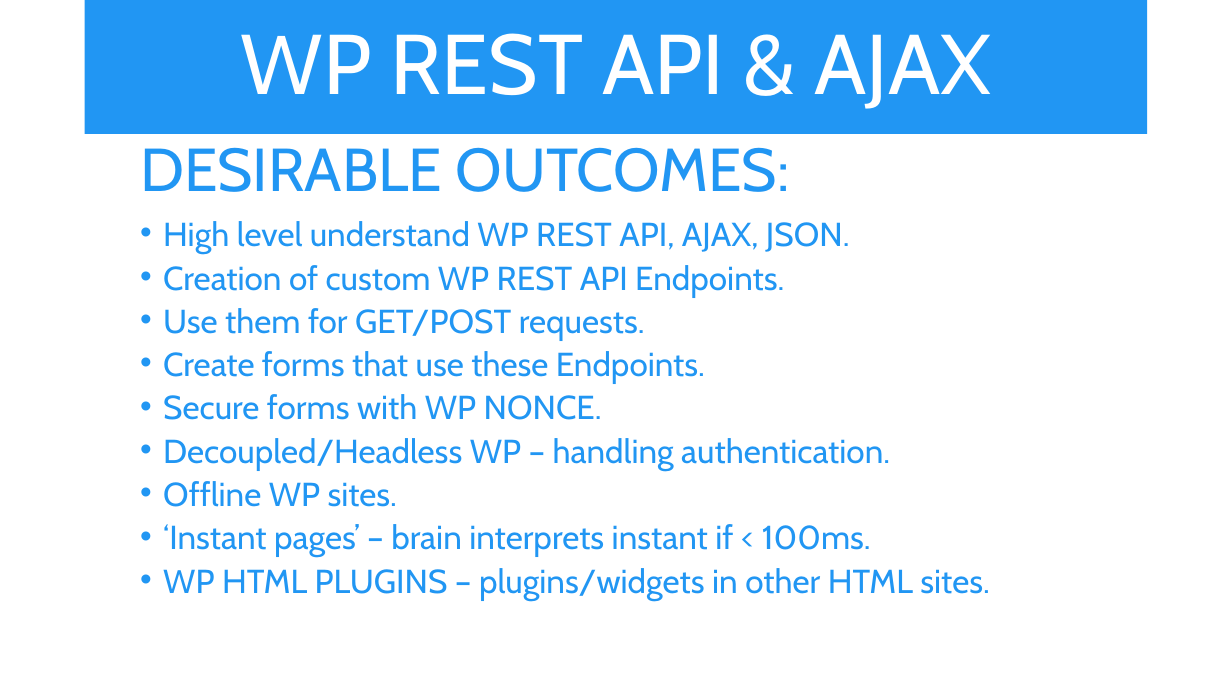
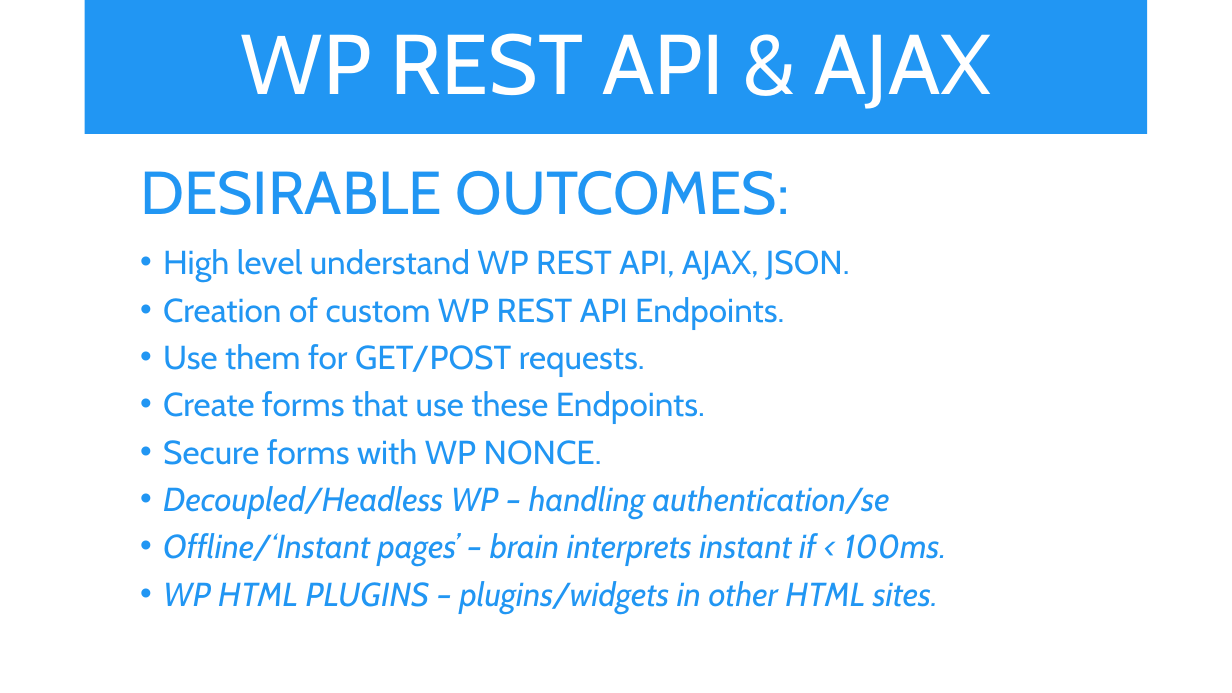
Before and after one commit to iwswordpress/rest, a slide deck: slide 2 of rest-api-workshop.pptx (slide 5 before the commit). Drawn at 1232x693 pixels with LibreOffice and Linux fonts; fonts in the diff are those of the drawing. Boxes give left, top, right and bottom in pixels: in the first picture for what was removed or moved away, otherwise in the second. Text is boxed around its words. In the diff, an @@ line names an element or a change of style, - is before the commit and + after.

```diff
--- a/rest-api-workshop.pptx
+++ b/rest-api-workshop.pptx
@@ text "DESIRABLE OUTCOMES:": place and size @@
-text "DESIRABLE OUTCOMES:" at (140,147,989,600)
+text "DESIRABLE OUTCOMES:" at (140,170,946,613)
@@ text at (140,170,938,613): italic on in "WP HTML PLUGINS – plugins/widgets in other ..."; line spacing 0.7 to 0.8 @@
@@ text at (163,486,946,566): text changed; italic on @@
-  • Decoupled/Headless WP – handling authentication.
-  • Offline WP sites.
-  • ‘Instant pages’ – brain interprets instant if < 100ms.
+  • Decoupled/Headless WP – handling authentication/se
+  • Offline/‘Instant pages’ – brain interprets instant if < 100ms.
```
Also in this commit, not shown: 3 other slides changed, 1 slide added, 4 other files.
